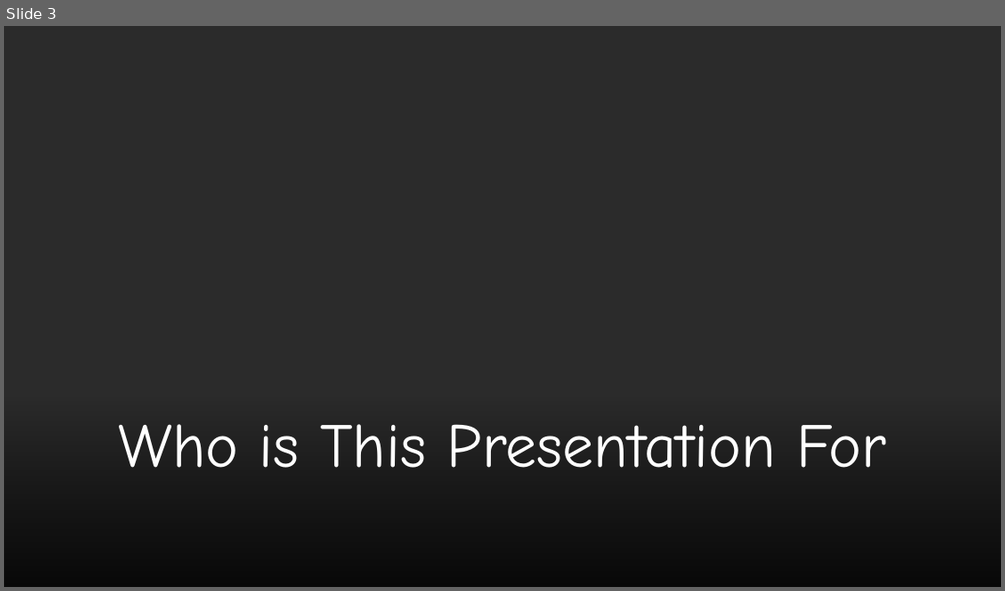
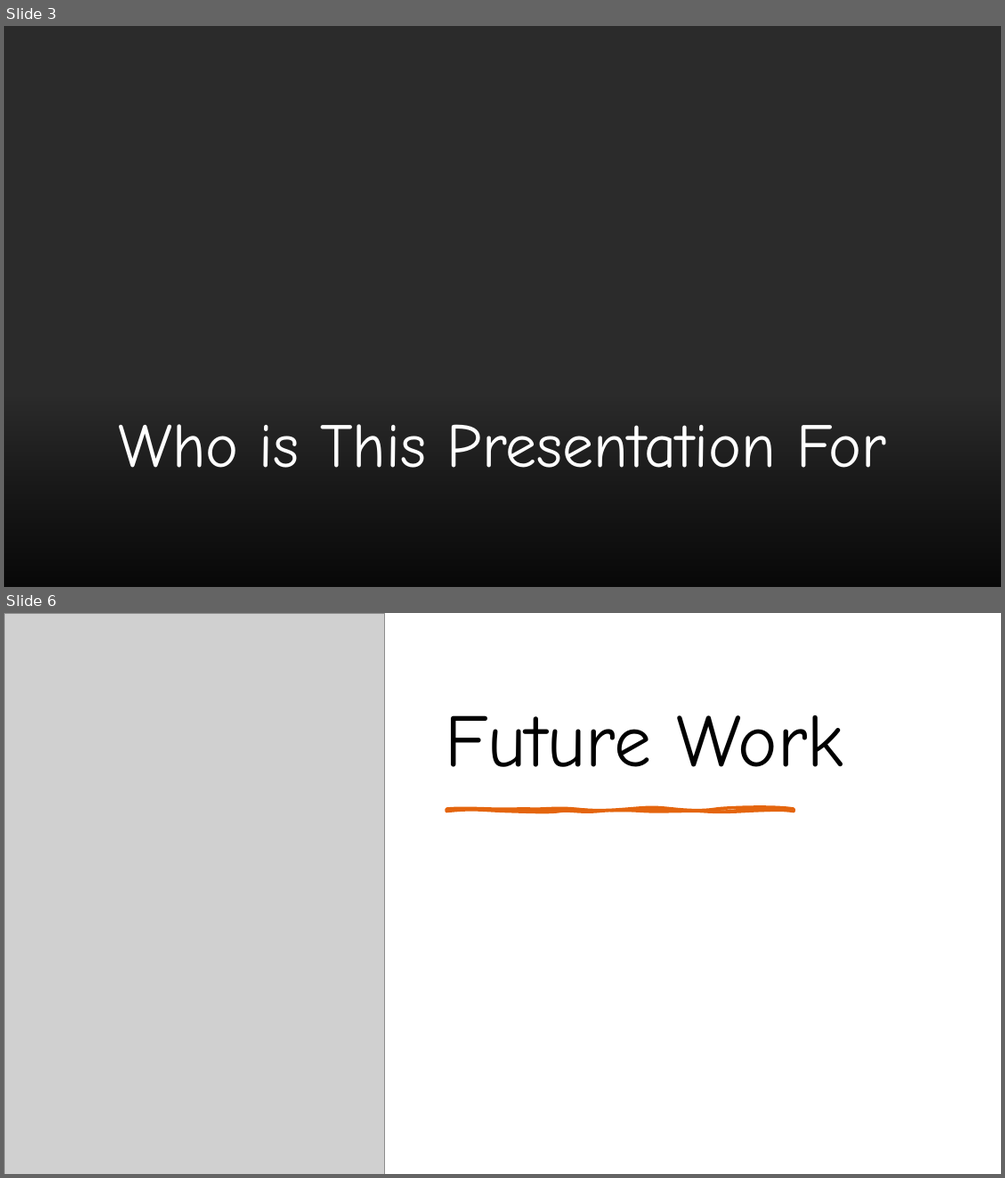
Before and after one commit to minthammock-development/cap-stone, a slide deck: assets/The Rise of Fake News in the Political.pptx. Shown one above the other, each under a label of ours: slide 3 before the commit, slides 3 and 6 after it; the slides between them are not shown. The pictures are 1005x591 and 1005x1178 pixels, drawn with LibreOffice and Linux fonts; fonts in the diff are those of the drawing; grey boxes stand for pictures; background and template pictures are left out; a plain dark background stands for a picture behind light text. Boxes give left, top, right and bottom in pixels: in the first picture for what was removed or moved away, otherwise in the second. Text is boxed around its words. In the diff, an @@ line names an element or a change of style, - is before the commit and + after.

```diff
--- a/assets/The Rise of Fake News in the Political.pptx
+++ b/assets/The Rise of Fake News in the Political.pptx
@@ slide 6 added at (4, 613, 1001, 1174), background #FFFFFF @@
@@ rectangle added at (4, 613, 1001, 1174), fill #FFFFFF @@
@@ picture added at (4, 613, 385, 1174) @@
@@ title added at (445, 715, 843, 767), 72 pt, text #000000 @@
+Future Work
@@ freeform shape added at (446, 809, 793, 811), fill #E4650E, outline #E4650E 3 pt @@
```
Also in this commit, not shown: 1 slide changed, 3 other slides added, 2 other files.
